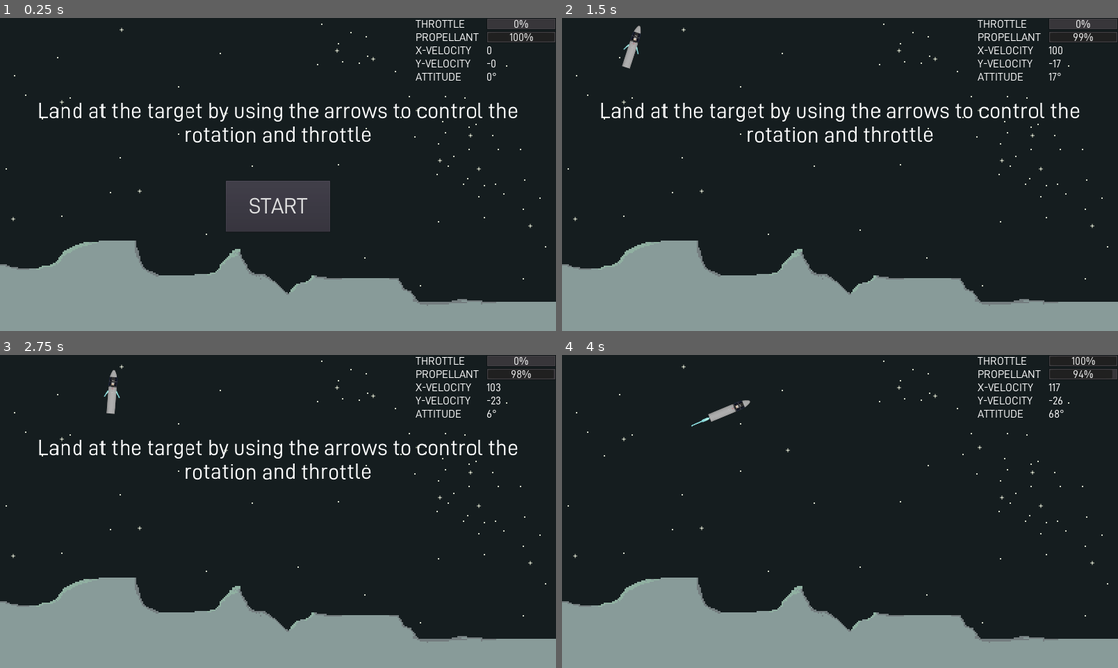
Above: before the commit, frames 1-4 (two rows, left to right).
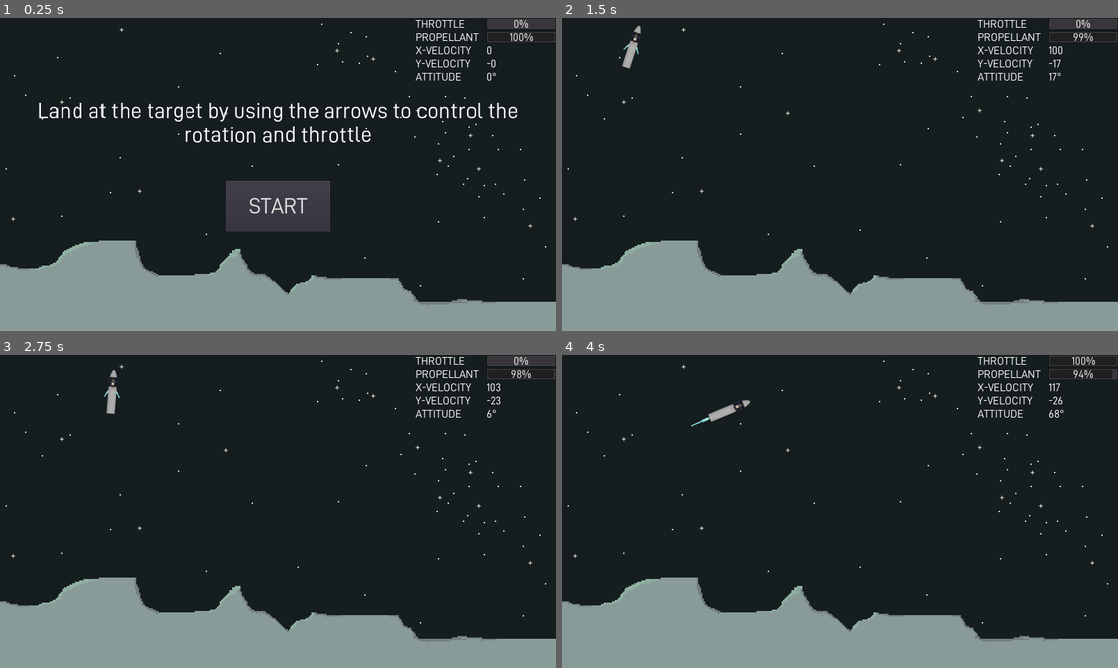
Above: after the commit, the same moments.

Repository: pbrandt1/lunar-lander
Game: Godot game, scene res://Main.tscn
The game is run twice, just before and just after one commit, with the same random seed, the same clock (stepped at 60 frames per second) and the same inputs.
Inputs:
- Up to frame 1 (0.25 s): no input
- Up to frame 2 (1.5 s): click "START" at 0.5 s; hold Right (ui_right) from 1.28 s (still down)
- Up to frame 3 (2.75 s): release Right (ui_right) at 2.03 s; hold Left (ui_left) from 2.03 s (still down)
- Up to frame 4 (4 s): release Left (ui_left) at 2.78 s; hold Right (ui_right) 2.78-3.53 s; hold Up (ui_up) from 3.53 s (still down)

The runs differ from the first frame. In frame 1, less than 0.1% of the frame differs, in the area x 91-92%, y 15-16%; in frame 2, 1.9%, in the area x 7-94%, y 15-40%; in frame 3, 1.9%; in frame 4, less than 0.1%.

Commit message:
adding success message

Diff:
--- a/HUD.gd
+++ b/HUD.gd
@@ -5,7 +5,6 @@
 func show_message(text):
 	$Message.text = text
 	$Message.show()
-	$MessageTimer.start()
 
 func update_throttle(throttle):
 	# Throttle is stored as a value between 0 and 1
@@ -28,4 +27,4 @@
 func _on_StartButton_pressed():
 	emit_signal("start_game")
 	$StartButton.hide()
-	$MessageTimer.start()
+	$Message.hide()
--- a/Vehicle.gd
+++ b/Vehicle.gd
@@ -103,7 +103,7 @@
 func _on_Vehicle_body_entered(body):
 	# check orientation, horizontal velocity, and vertical velocity
 	var ok = true
-	state_message = 'Successful Landing'
+	state_message = 'Great Job!\nYou landed with ' + str(round(propellant)) + '% propellant left';
 
 	if body.is_in_group("deadly_zone"):
 		ok = false
Binary file changed: assets/art/moon-1.png
Not shown, changed: assets/art/moon.xcf
Not shown, added: release/.gitignore
